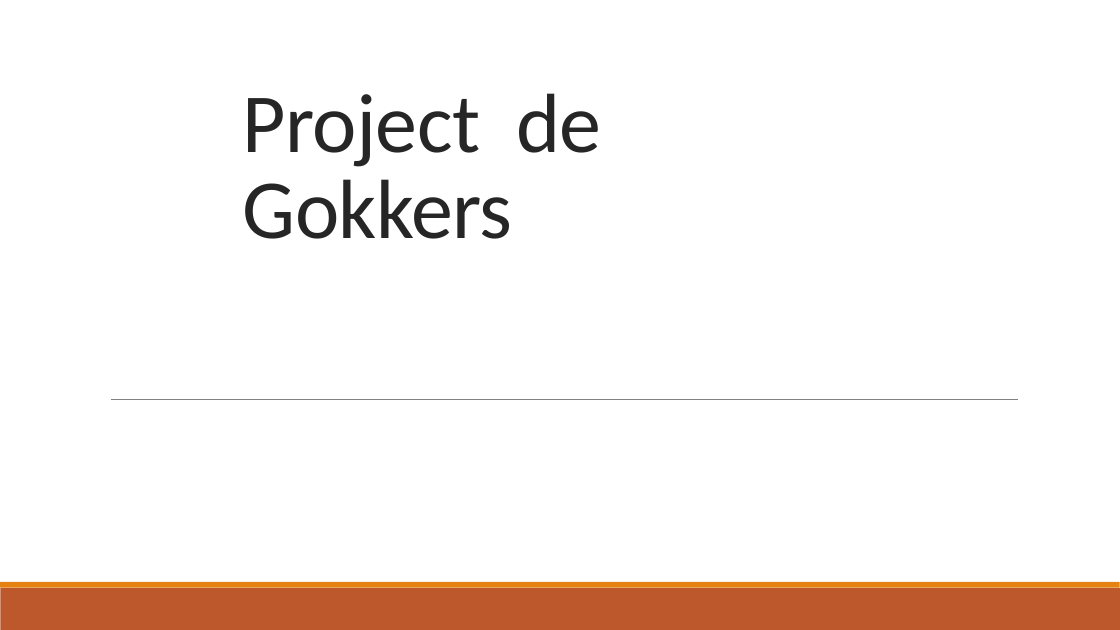
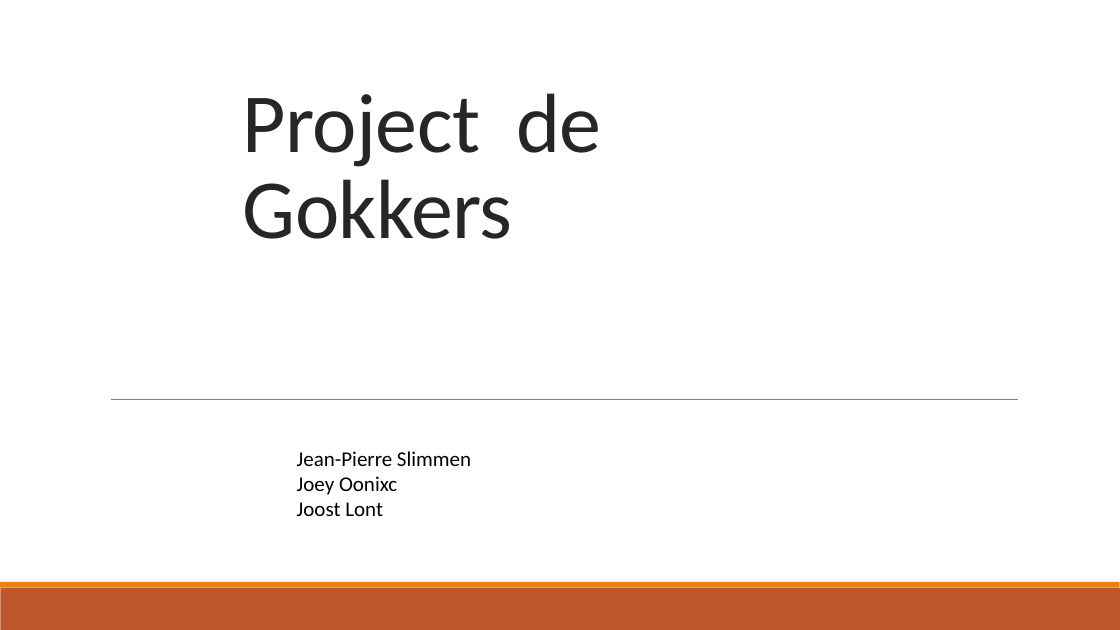
Before and after one commit to De3Js/DeGokkers, a slide deck: slide 1 of Documenten/Presentatie_3Js_Gokkers.pptx. Drawn at 1120x630 pixels with LibreOffice and Linux fonts; fonts in the diff are those of the drawing. Boxes give left, top, right and bottom in pixels: in the first picture for what was removed or moved away, otherwise in the second. Text is boxed around its words. In the diff, an @@ line names an element or a change of style, - is before the commit and + after.

Commit message:
Changed the presentation
Changed the presentation

```diff
--- a/Documenten/Presentatie_3Js_Gokkers.pptx
+++ b/Documenten/Presentatie_3Js_Gokkers.pptx
@@ text added at (297,451,471,516), 18 pt, text #000000 @@
+Jean-Pierre Slimmen
+Joey Oonixc
+Joost Lont
```
